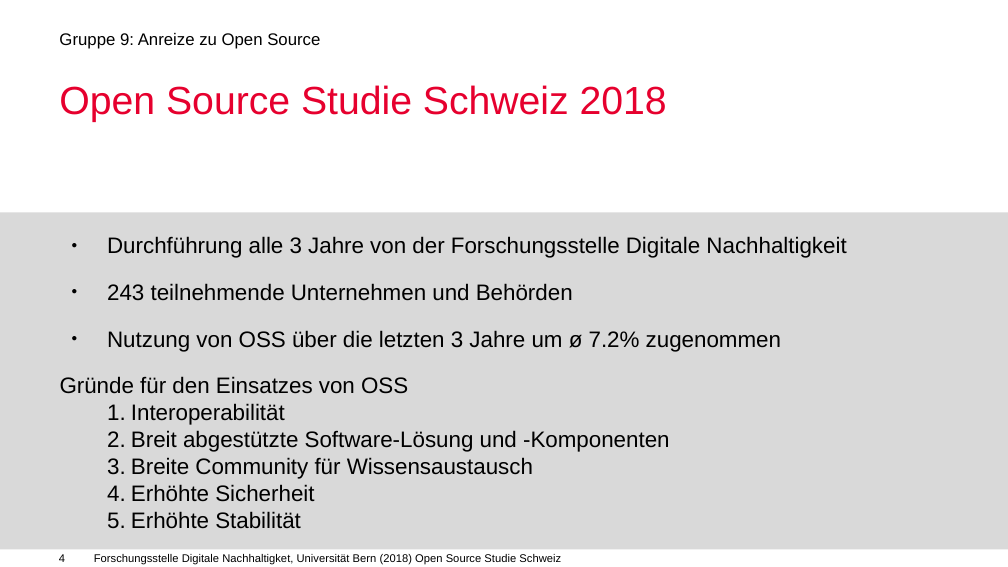
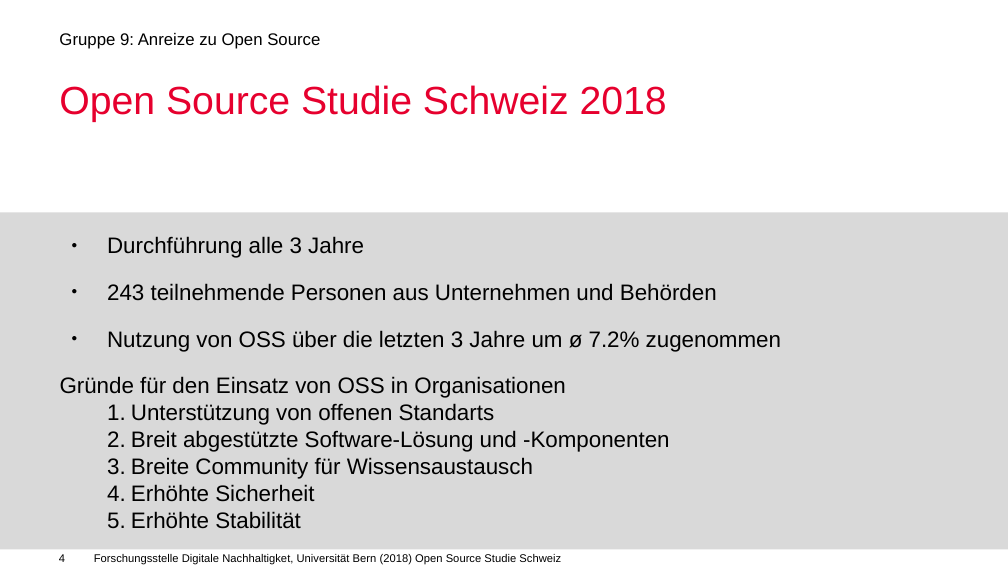
Before and after one commit to mauriziopiu/anreize_zu_open_source, a slide deck: slide 4 of OSS_Prasentation_open.odp. Drawn at 1008x567 pixels with LibreOffice and Linux fonts; fonts in the diff are those of the drawing; background and template pictures are left out. Boxes give left, top, right and bottom in pixels: in the first picture for what was removed or moved away, otherwise in the second. Text is boxed around its words. In the diff, an @@ line names an element or a change of style, - is before the commit and + after.

```diff
--- a/OSS_Prasentation_open.odp
+++ b/OSS_Prasentation_open.odp
@@ text at box(107, 236, 717, 301): text changed @@
-● Durchführung alle 3 Jahre von der Forschungsstelle Digitale Nachhaltigkeit
-● 243 teilnehmende Unternehmen und Behörden
+● Durchführung alle 3 Jahre
+● 243 teilnehmende Personen aus Unternehmen und Behörden
@@ text at box(60, 376, 566, 425): text changed @@
-Gründe für den Einsatzes von OSS
-    1. Interoperabilität
+Gründe für den Einsatz von OSS in Organisationen
+    1. Unterstützung von offenen Standarts
```
Also in this commit, not shown: 3 other slides changed.
